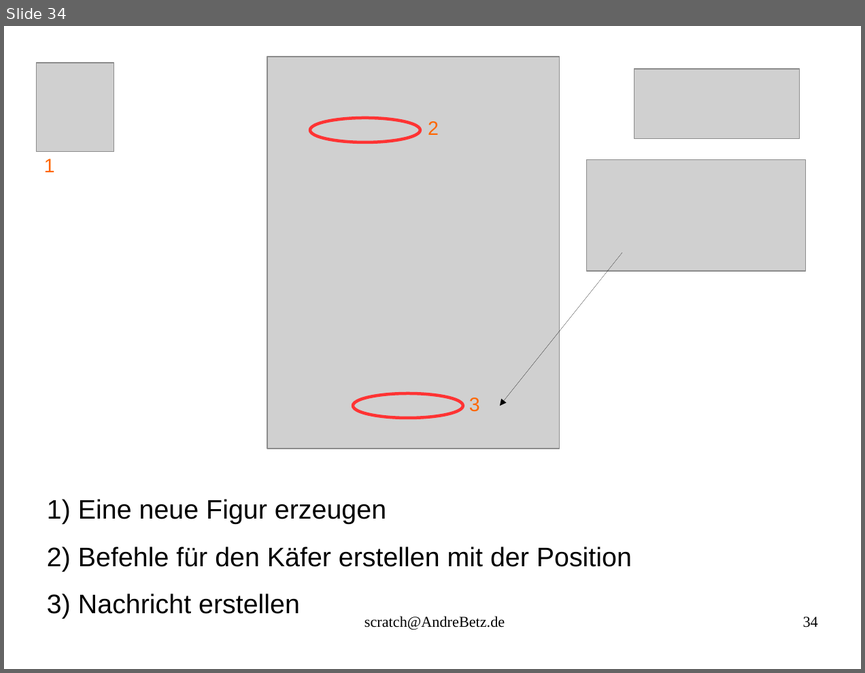
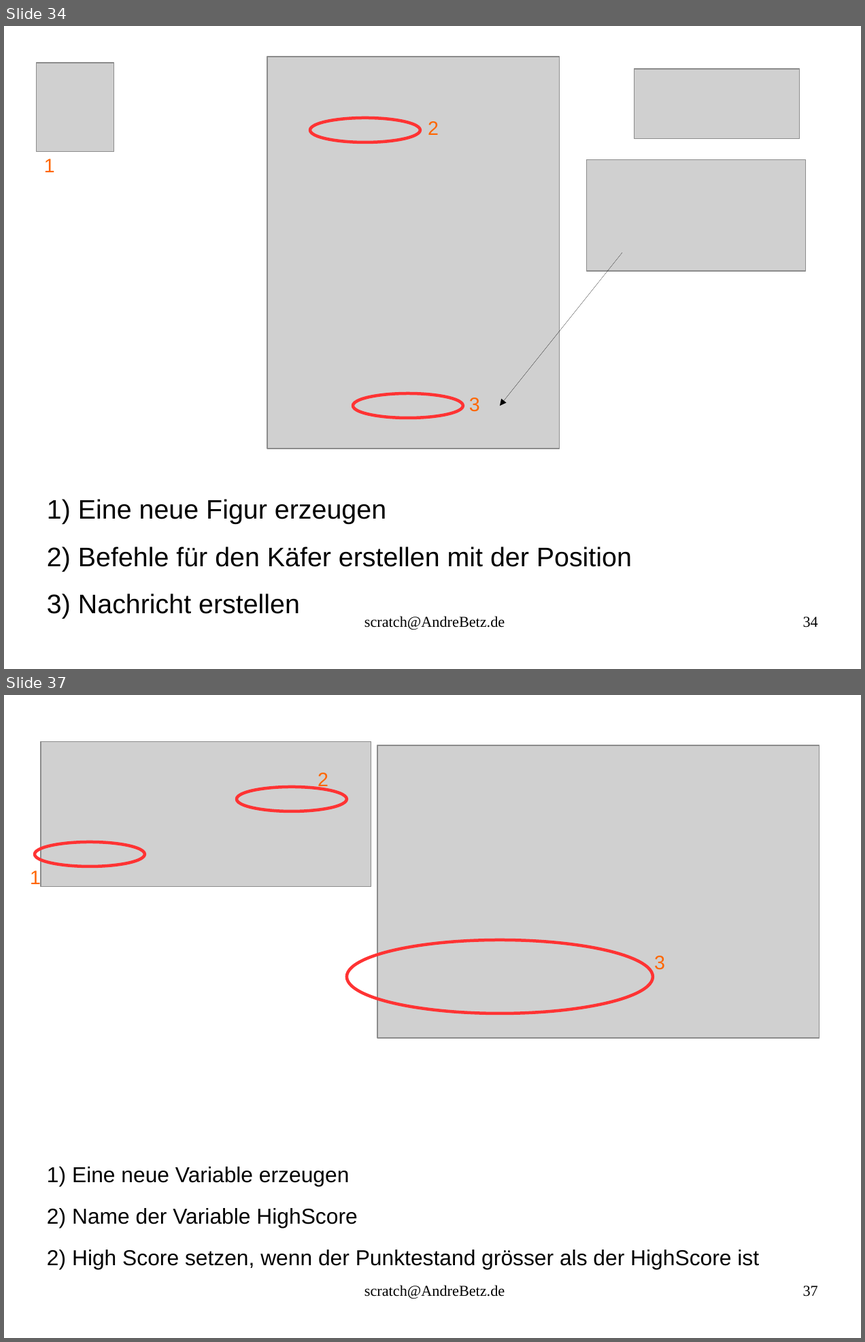
Before and after one commit to sky4walk/documents, a slide deck: ProgrammierkursScratchSpiel.odp. Shown one above the other, each under a label of ours: slide 34 before the commit, slides 34 and 37 after it; the slides between them are not shown. The pictures are 865x673 and 865x1342 pixels, drawn with LibreOffice and Linux fonts; fonts in the diff are those of the drawing; grey boxes stand for pictures. Boxes give left, top, right and bottom in pixels: in the first picture for what was removed or moved away, otherwise in the second. Text is boxed around its words. In the diff, an @@ line names an element or a change of style, - is before the commit and + after.

```diff
--- a/ProgrammierkursScratchSpiel.odp
+++ b/ProgrammierkursScratchSpiel.odp
@@ slide 37 added at [4, 695, 861, 1338], background #FFFFFF @@
@@ picture added at [41, 742, 371, 886] @@
@@ picture added at [377, 745, 819, 1038] @@
@@ text added at [317, 773, 328, 790], 18 pt, text #FF6600 @@
+2
@@ ellipse added at [237, 787, 347, 811], outline #FF3333 2.83 pt @@
@@ ellipse added at [35, 842, 145, 866], outline #FF3333 2.83 pt @@
@@ text added at [30, 869, 41, 887], 18 pt, text #FF6600 @@
+1
@@ ellipse added at [347, 940, 653, 1013], outline #FF3333 2.83 pt @@
@@ text added at [654, 955, 665, 970], 18 pt, text #FF6600 @@
+3
@@ text added at [47, 1166, 759, 1268], 20 pt, text #000000 @@
+1) Eine neue Variable erzeugen
+2) Name der Variable HighScore
+2) High Score setzen, wenn der Punktestand grösser als der HighScore ist
@@ text added at [364, 1285, 504, 1299], 14 pt, text #000000 @@
+scratch@AndreBetz.de
@@ page number added at [803, 1285, 818, 1296], 14 pt, text #000000 @@
+37
```
Also in this commit, not shown: 1 slide changed, 2 other slides added, 4 slides removed, 1 other file.
